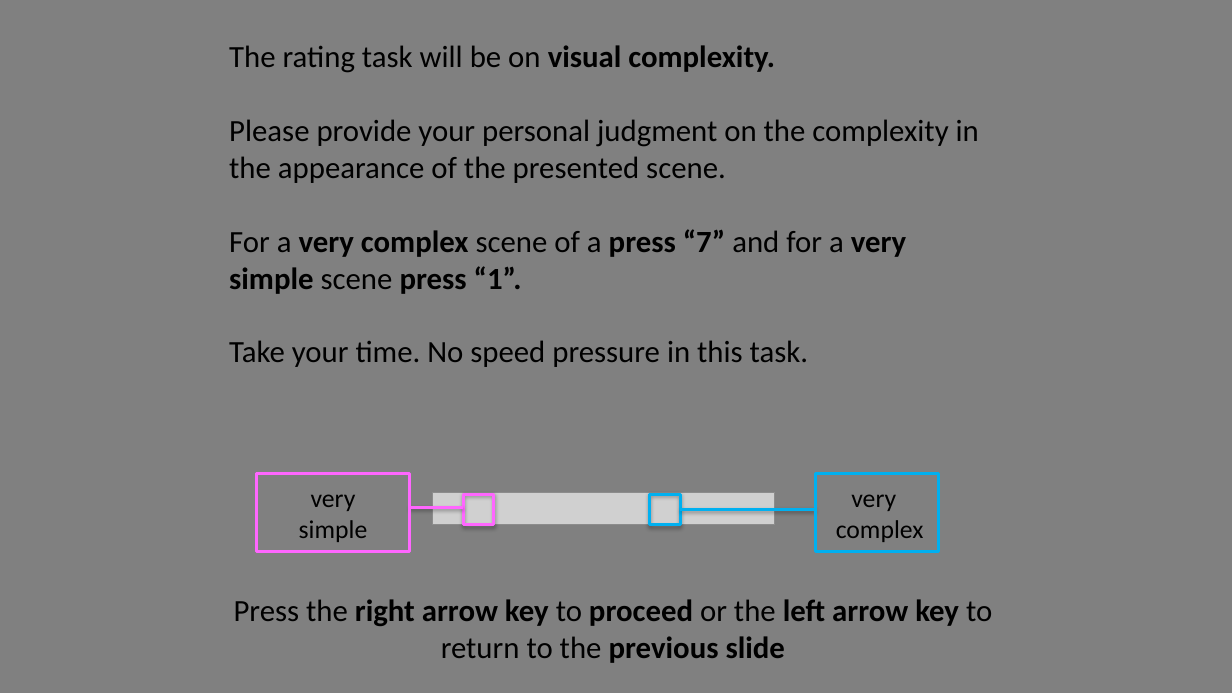
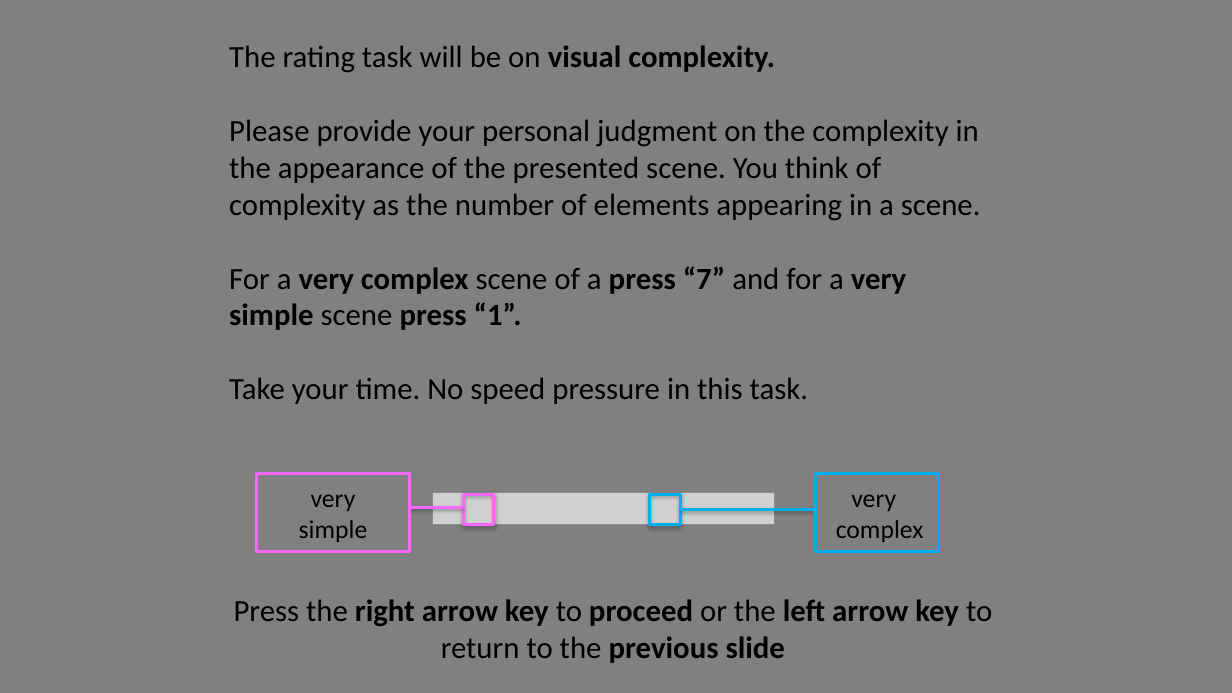
Before and after one commit to michaengeser/pep_wp4, a slide deck: slide 10 of instructions/Instructions.pptx. Drawn at 1232x693 pixels with LibreOffice and Linux fonts; fonts in the diff are those of the drawing; grey boxes stand for pictures. Boxes give left, top, right and bottom in pixels: in the first picture for what was removed or moved away, otherwise in the second. Text is boxed around its words. In the diff, an @@ line names an element or a change of style, - is before the commit and + after.

```diff
--- a/instructions/Instructions.pptx
+++ b/instructions/Instructions.pptx
@@ text at (229, 119, 981, 220): text changed @@
-Please provide your personal judgment on the complexity in the appearance of the presented scene.
+Please provide your personal judgment on the complexity in the appearance of the presented scene. You think of complexity as the number of elements appearing in a scene.
```
Also in this commit, not shown: 4 other slides changed, 5 other files.
